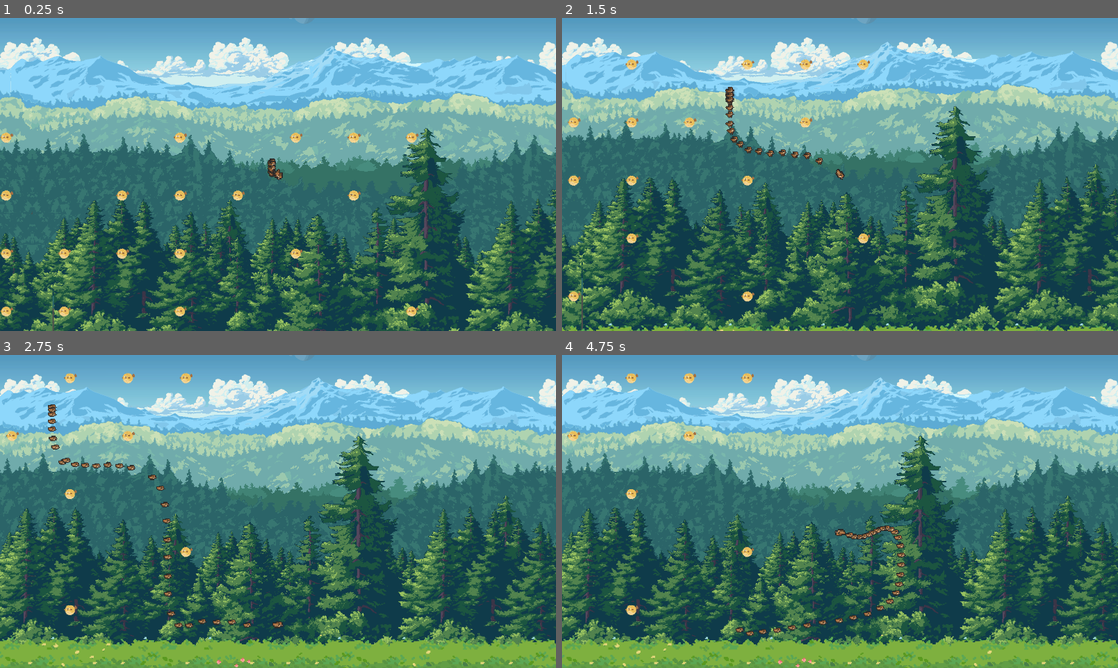
Above: before the commit, frames 1-4 (two rows, left to right).
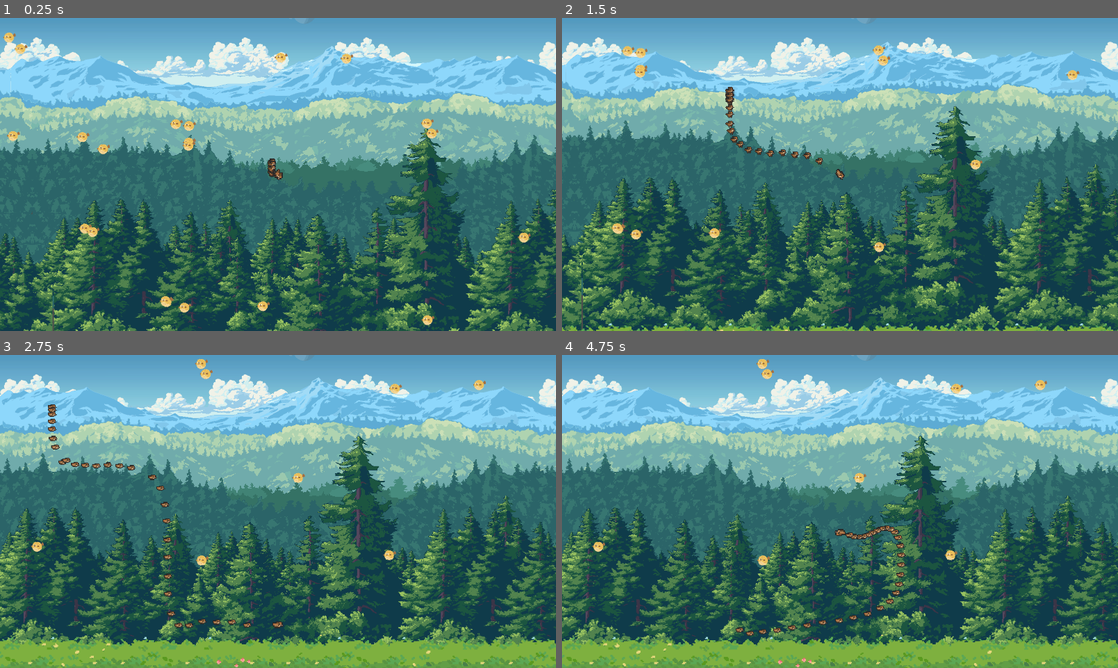
Above: after the commit, the same moments.

Repository: zalt00/sslip2
Game: Godot game, scene res://bird_stuff/bird_scene.tscn
Two runs of this game, one before a commit and one after it. Both use one fixed random seed, a clock stepped at 60 frames per second and the inputs below. This scene is started directly instead of the project's main scene.
Inputs (mouse positions are in pixels of both pictures, inside the frame that each line leads up to):
- Up to frame 1 (0.25 s): no input
- Up to frame 2 (1.5 s): move the mouse to (962, 158) at 0.52 s; hold D (move_right) 0.53-1.28 s; right-click (962, 158) at 0.6 s; move the mouse to (728, 190) at 1.27 s; hold S (move_down) from 1.28 s (still down); click (728, 190) at 1.35 s
- Up to frame 3 (2.75 s): move the mouse to (333, 442) at 2.02 s; release S (move_down) at 2.03 s; hold D (move_right) from 2.03 s (still down); right-click (333, 442) at 2.1 s
- Up to frame 4 (4.75 s): move the mouse to (812, 574) at 2.77 s; release D (move_right) at 2.78 s; hold W (move_up) 2.78-3.53 s; click (812, 574) at 2.85 s; move the mouse to (1006, 558) at 3.52 s; hold A (move_left) from 3.53 s (still down); right-click (1006, 558) at 3.6 s; move the mouse to (673, 464) at 4.27 s; click (673, 464) at 4.35 s

The runs differ from the first frame. In frame 1, 2.0% of the frame differs, in the area x 0-96%, y 4-99%; in frame 2, 1.4%; in frame 3, 0.9%; in frame 4, 0.9%.

Commit message:
Improves the enemy spawner

Diff:
--- a/bird_stuff/enemy_spawner.gd
+++ b/bird_stuff/enemy_spawner.gd
@@ -4,13 +4,17 @@
 
 var num_enemies = 50
 var enemies := []
+var time_since_last_enemy := 0.
 
 func spawn_enemy() -> void:
 	var enemy := enemy_scene.instantiate()
 	enemy.position.x = randf_range(Global.limit_left, Global.limit_right)
-	enemy.position.x -= fmod(enemy.position.x, 200.)
+	enemy.position.x -= fmod(enemy.position.x, 300.)
+	var offset := 50
+	enemy.position.x += randf_range(-offset, offset)
 	enemy.position.y = randf_range(Global.limit_up, Global.limit_down)
-	enemy.position.y -= fmod(enemy.position.y, 200.)
+	enemy.position.y -= fmod(enemy.position.y, 300.)
+	enemy.position.y += randf_range(-offset, offset)
 	add_child(enemy)
 	enemies.push_back(enemy)
 
@@ -18,6 +22,12 @@
 	for i in range(num_enemies):
 		spawn_enemy()
 
+func _process(delta: float) -> void:
+	if (time_since_last_enemy > 2.):
+		spawn_enemy()
+		time_since_last_enemy = 0.
+	else:
+		time_since_last_enemy += delta
+
 func _on_bird_enemy_killed(enemy) -> void:
 	enemies.erase(enemy)
-	spawn_enemy()
--- a/bird_stuff/global.gd
+++ b/bird_stuff/global.gd
@@ -1,6 +1,6 @@
 extends Node
 
-var limit_left := -1000.
-var limit_right := 1000.
-var limit_up = 0.
+var limit_left := -2000.
+var limit_right := 2000.
+var limit_up = -1000.
 var limit_down = 900.
